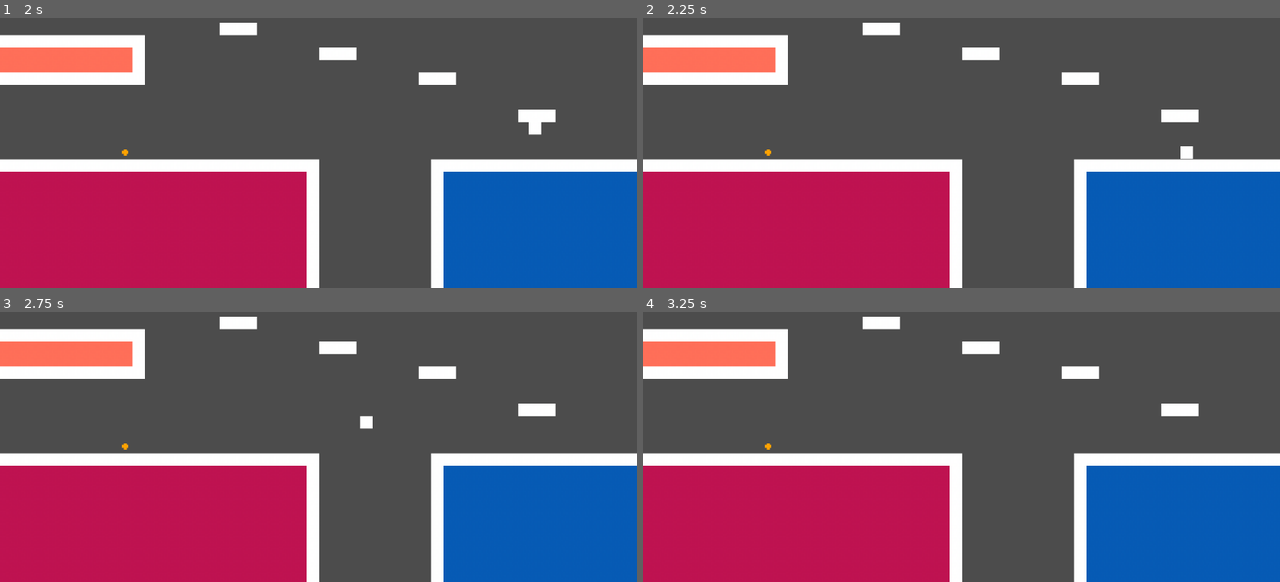
Above: before the commit, frames 1-4 (two rows, left to right).
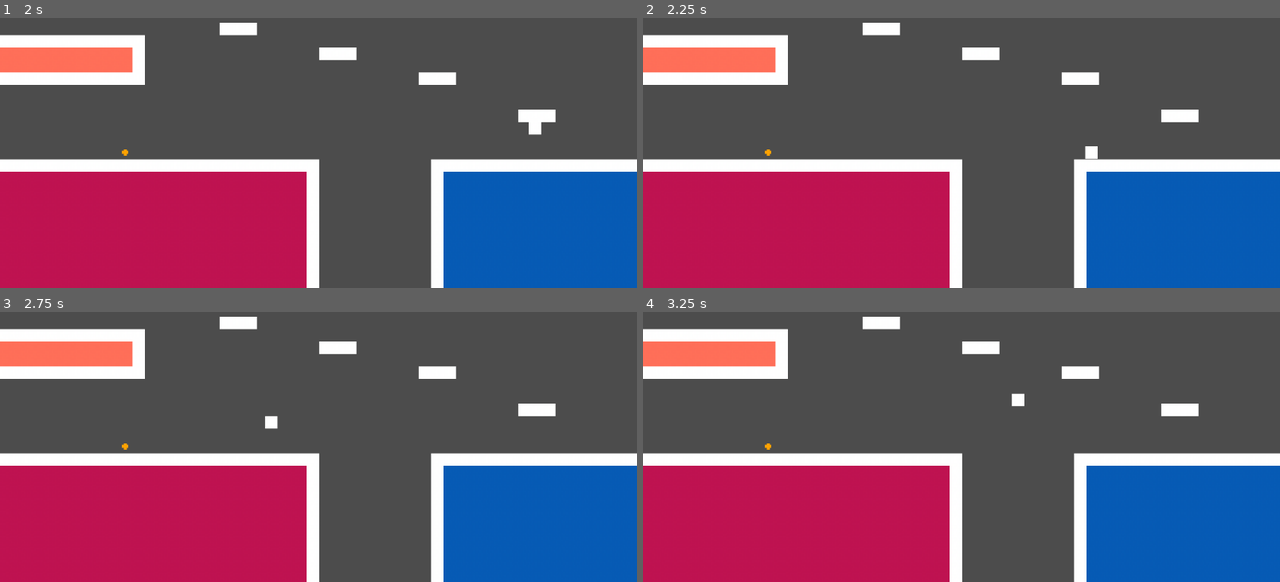
Above: after the commit, the same moments.

Repository: troingle/godot-platformer
Game: Godot game, scene res://World.tscn
The game is run twice, just before and just after one commit, with the same random seed, the same clock (stepped at 60 frames per second) and the same inputs.
Inputs:
- Up to frame 1 (2 s): tap Enter at 0.5 s; hold X (dash) 0.53-1.28 s; hold D (move_right) from 0.53 s (still down); tap Z (jump) at 0.77, 0.8, 1.07, 1.35, 1.52, 1.82 s; tap X (dash) at 1.55 s
- Up to frame 2 (2.25 s): release D (move_right) at 2.03 s; hold A (move_left) from 2.03 s (still down); hold X (dash) from 2.03 s (still down)
- Up to frame 3 (2.75 s): keep holding A (move_left); keep holding X (dash); tap Z (jump) at 2.3 s
- Up to frame 4 (3.25 s): release A (move_left) at 2.78 s; release X (dash) at 2.78 s; hold D (move_right) from 2.78 s (still down); tap X (dash) at 2.85 s; tap Z (jump) at 3.02 s

Frame 1 is identical in both runs. In frame 2, 0.2% of the frame differs, in the area x 69-87%, y 47-53%; in frame 3, 0.2%, in the area x 41-59%, y 38-44%; in frame 4, 0.1%.

Commit message:
You now have to be moving to dash

Diff:
--- a/Player.gd
+++ b/Player.gd
@@ -28,16 +28,18 @@
 	var move_dir = 0
 	if Input.is_action_pressed("move_right"):
 		move_dir += 1
+		if Input.is_action_pressed("dash") and can_dash and not grounded:
+			move_dir += DASH_SPEED
+			jump_timer = 0
+			y_velo = 0
+			can_dash = false
 	if Input.is_action_pressed("move_left"):
 		move_dir -= 1
-	if Input.is_action_pressed("dash") and can_dash and not grounded:
-		if facing_right:
-			move_dir += DASH_SPEED
-		else:
+		if Input.is_action_pressed("dash") and can_dash and not grounded:
 			move_dir -= DASH_SPEED
-		jump_timer = 0
-		y_velo = 0
-		can_dash = false
+			jump_timer = 0
+			y_velo = 0
+			can_dash = false
 	move_and_slide(Vector2(move_dir * MOVE_SPEED, y_velo), Vector2(0, -1))
 
 	if grounded:
